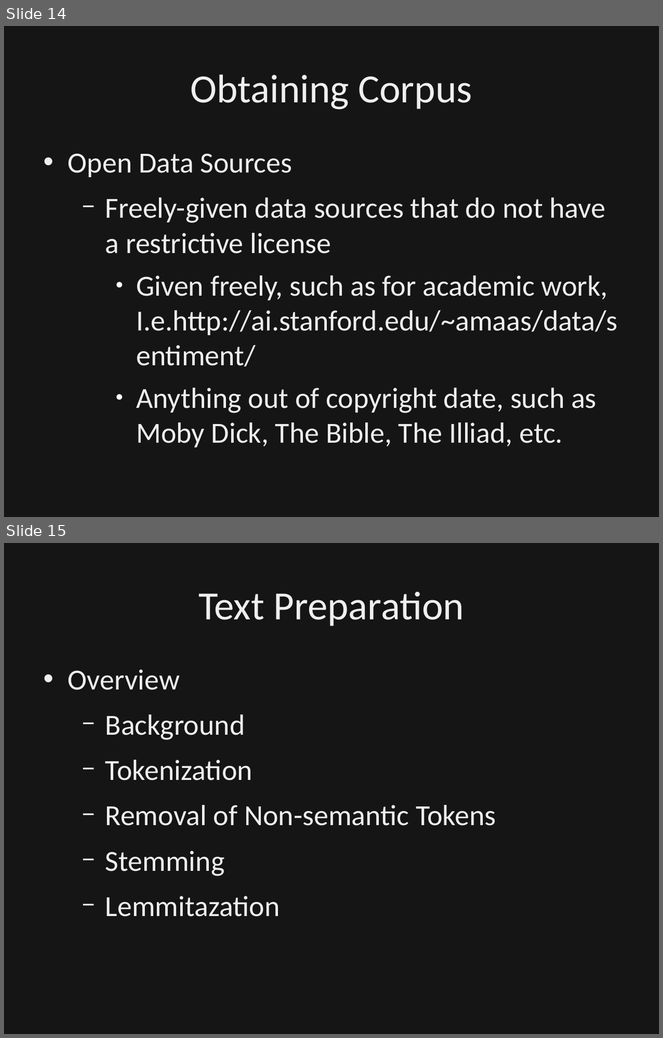
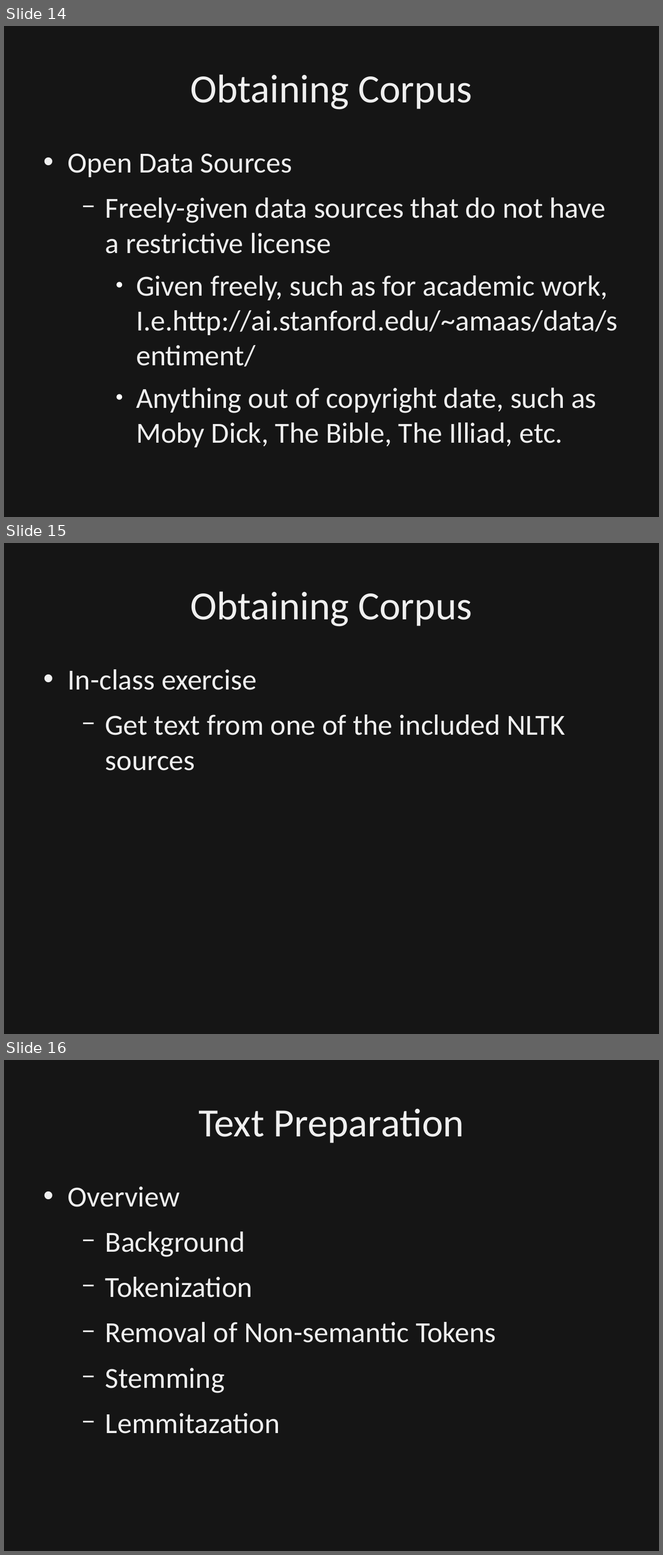
Before and after one commit to dbowmans46/PracticalProgramming, a slide deck: Session 7 - Python/Instructional Material/Session 7 - Python Brief Intro to NLP.odp. Shown one above the other, each under a label of ours: slides 14 and 15 before the commit, slides 14, 15 and 16 after it. The pictures are 663x1038 and 663x1555 pixels, drawn with LibreOffice and Linux fonts; fonts in the diff are those of the drawing; background and template pictures are left out; a plain dark background stands for a picture behind light text. Boxes give left, top, right and bottom in pixels: in the first picture for what was removed or moved away, otherwise in the second. Text is boxed around its words. In the diff, an @@ line names an element or a change of style, - is before the commit and + after.

Commit message:
Added details to slides on stop words and obtaining other corpuses.  Added code to get text from other corpuses, remove stop words, and show words tagged with parts of speech.

```diff
--- a/Session 7 - Python/Instructional Material/Session 7 - Python Brief Intro to NLP.odp
+++ b/Session 7 - Python/Instructional Material/Session 7 - Python Brief Intro to NLP.odp
@@ slide 15 added at bbox=[4, 543, 659, 1034], background picture (left out) @@
@@ rectangle added at bbox=[4, 543, 659, 1034], fill #000000 at 50% opacity, outline #000000 0 pt @@
@@ title added at bbox=[191, 591, 472, 627], 44 pt, text #EFEFEF @@
+Obtaining Corpus
@@ text added at bbox=[68, 669, 565, 771], 32 pt, text #EFEFEF @@
+• In-class exercise
+  − Get text from one of the included NLTK sources
@@ what was slide 15 is now slide 16 @@
```
Also in this commit, not shown: 3 slides changed, 1 other slide added, 1 other file.
